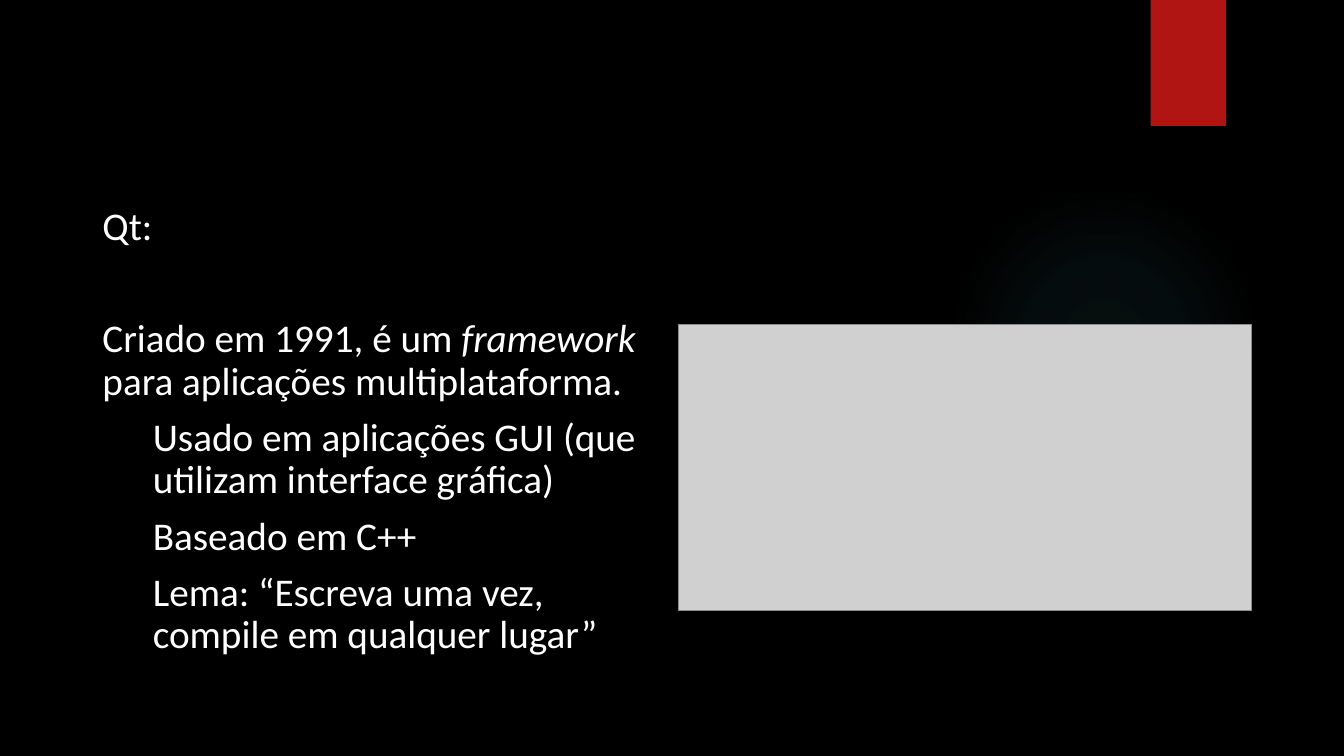
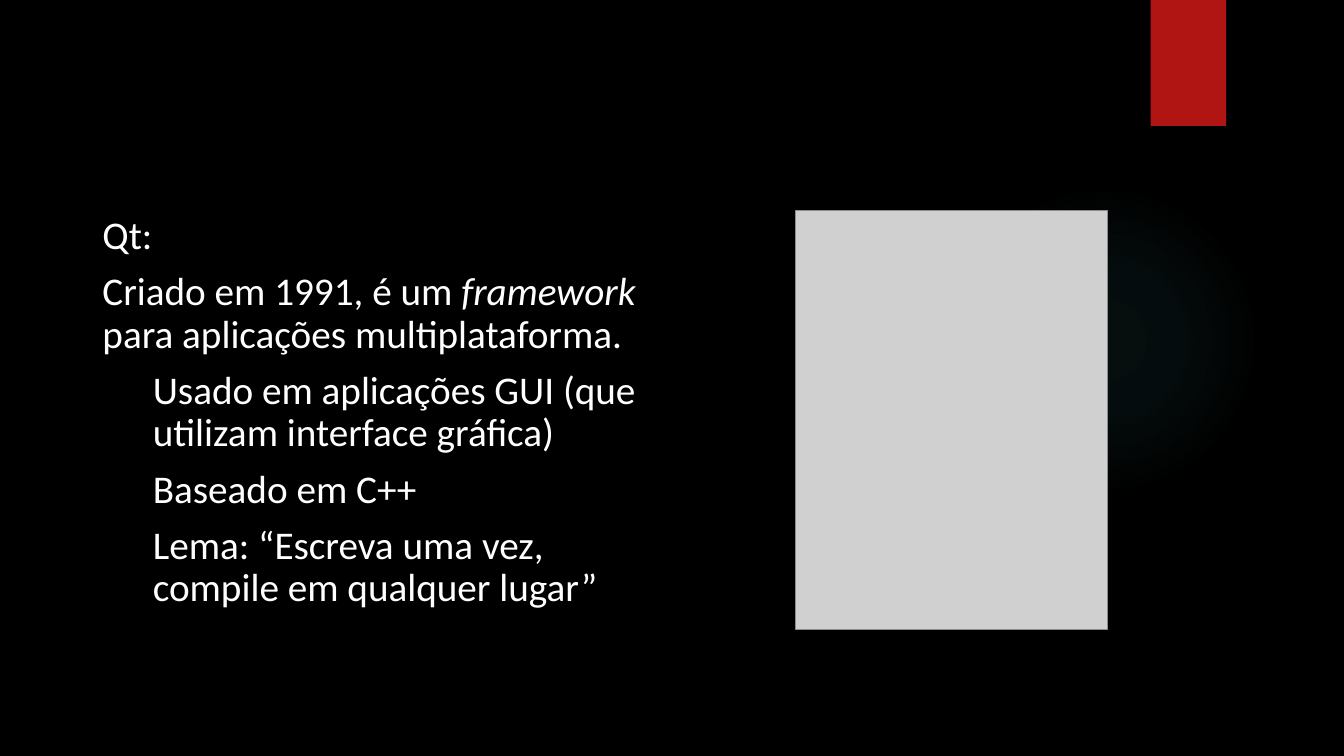
Before and after one commit to ricardopetrere/TCC_FTT, a slide deck: slide 13 of documentos/Apresentação_22_09.pptx (slide 12 before the commit). Drawn at 1344x756 pixels with LibreOffice and Linux fonts; fonts in the diff are those of the drawing; grey boxes stand for pictures; background and template pictures are left out. Boxes give left, top, right and bottom in pixels: in the first picture for what was removed or moved away, otherwise in the second. Text is boxed around its words. In the diff, an @@ line names an element or a change of style, - is before the commit and + after.

```diff
--- a/documentos/Apresentação_22_09.pptx
+++ b/documentos/Apresentação_22_09.pptx
@@ text "Qt:" rewrapped from (102, 214, 635, 655) to (102, 223, 635, 608) @@
@@ picture added at (797, 211, 1109, 630) @@
@@ picture removed at (680, 325, 1252, 611) @@
```
Also in this commit, not shown: 8 other slides changed, 1 slide added, 2 other files.
